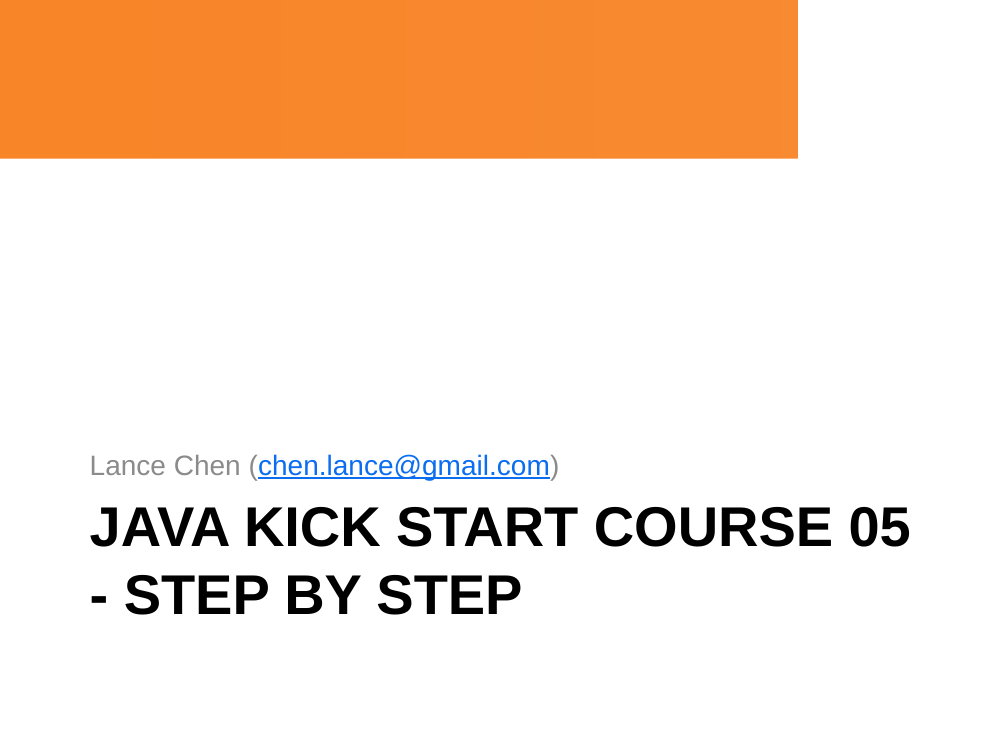
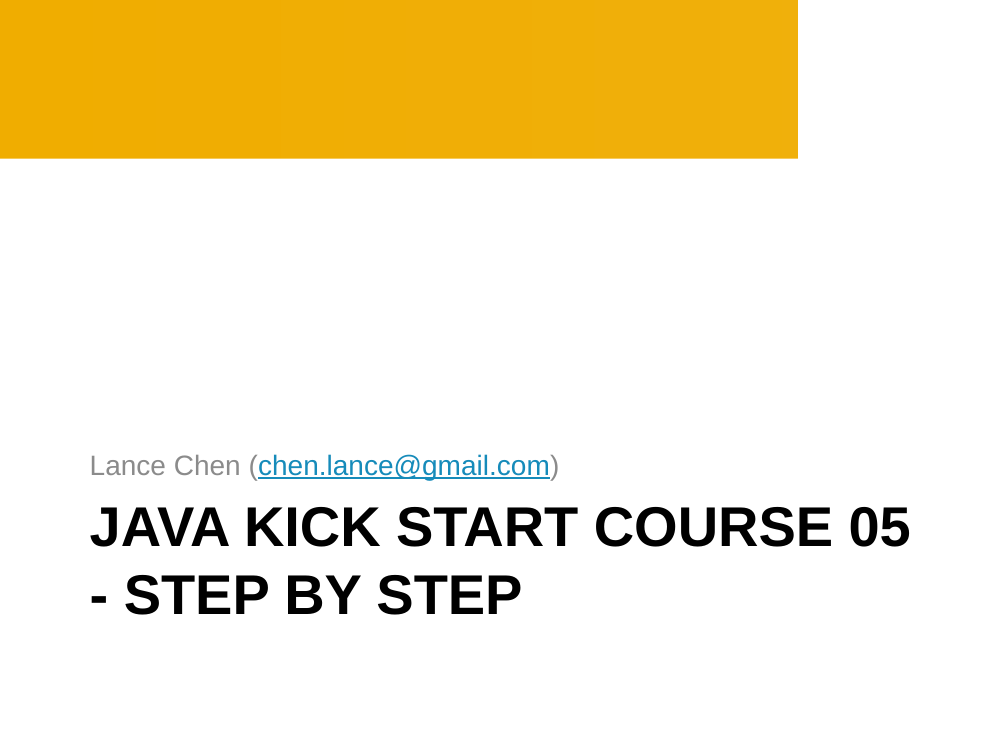
Before and after one commit to Smoker21/Course, a slide deck: slide 1 of Course05/Java Course 05.pptx. Drawn at 1008x756 pixels with LibreOffice and Linux fonts; fonts in the diff are those of the drawing; background and template pictures are left out. Boxes give left, top, right and bottom in pixels: in the first picture for what was removed or moved away, otherwise in the second. Text is boxed around its words. In the diff, an @@ line names an element or a change of style, - is before the commit and + after.

```diff
--- a/Course05/Java Course 05.pptx
+++ b/Course05/Java Course 05.pptx
@@ rectangle at (x1=0, y1=0, x2=797, y2=158): fill gradient #F88528 to gradient #F0AD00 @@
@@ text "Lance Chen (chen.lance@gmail.com)" at (x1=90, y1=454, x2=560, y2=480): text colour #0B6DEF to #168BBA in "(chen.lance@gmail.com)" @@
```
Also in this commit, not shown: 2 other slides changed, 27 slides added, 2 slides removed, 3 other files.
